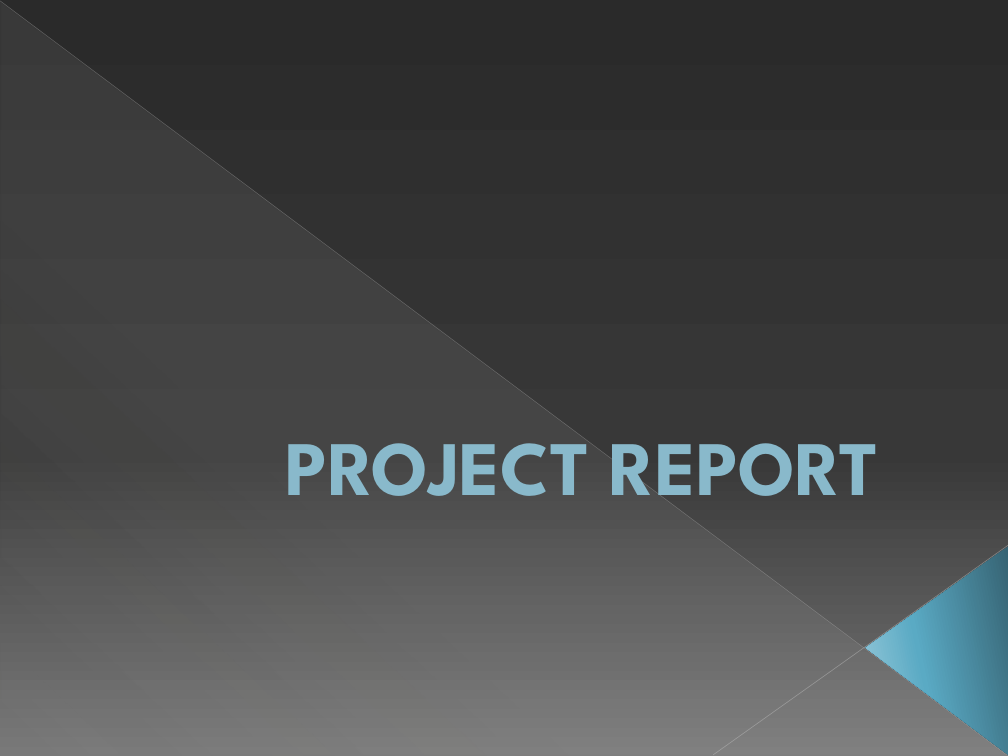
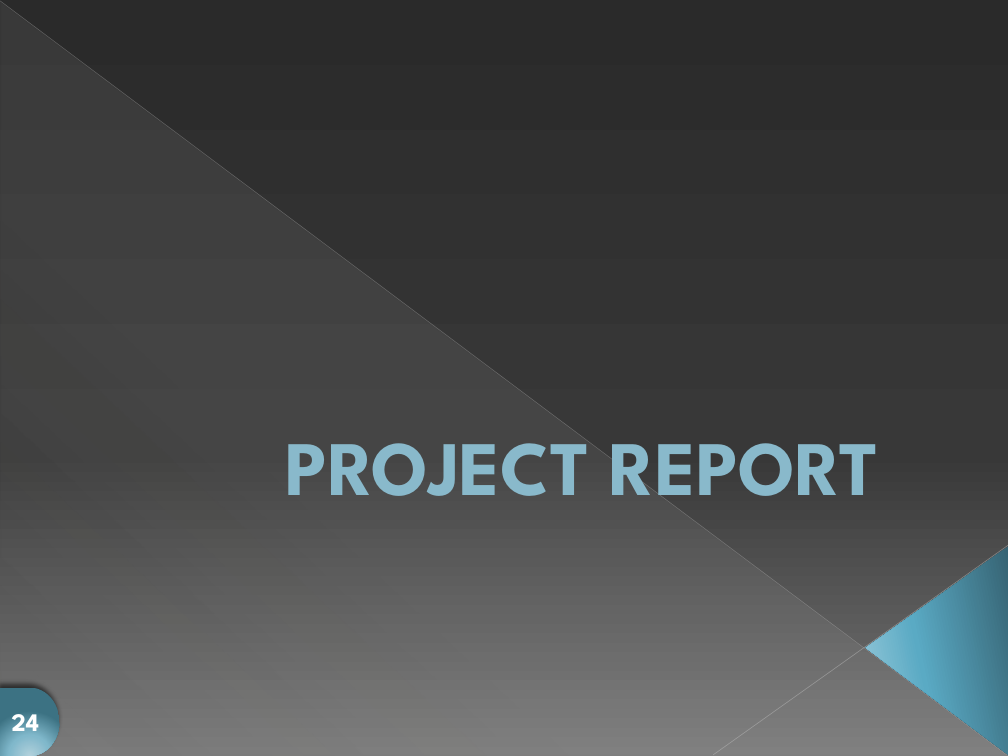
Before and after one commit to lmontion/ABC-Geometrie, a slide deck: slide 24 of ABC de la Géométrie.pptx. Drawn at 1008x756 pixels with LibreOffice and Linux fonts; fonts in the diff are those of the drawing. Boxes give left, top, right and bottom in pixels: in the first picture for what was removed or moved away, otherwise in the second. Text is boxed around its words. In the diff, an @@ line names an element or a change of style, - is before the commit and + after.

```diff
--- a/ABC de la Géométrie.pptx
+++ b/ABC de la Géométrie.pptx
@@ flow chart delay added at bbox=[0, 687, 59, 756], fill gradient #B3D0DC to #81B8CC to #3D7283, 18 pt, text #FFFFFF, bold @@
+24
```
Also in this commit, not shown: 26 other slides changed, 2 other files.
